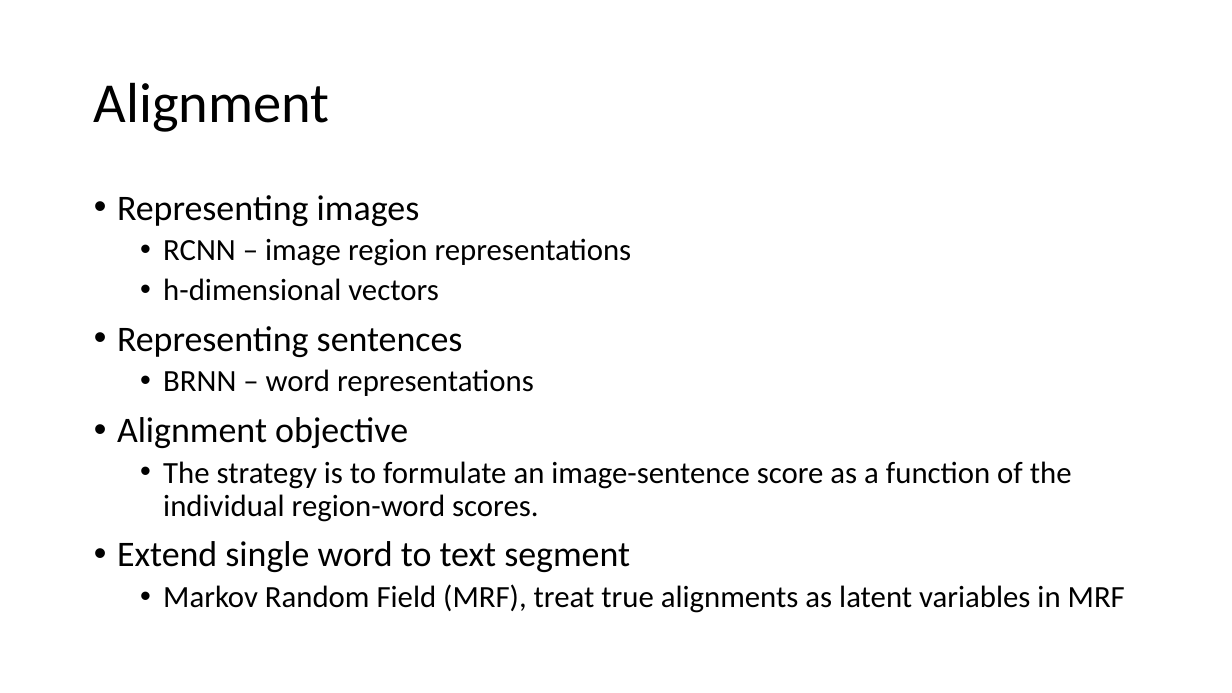
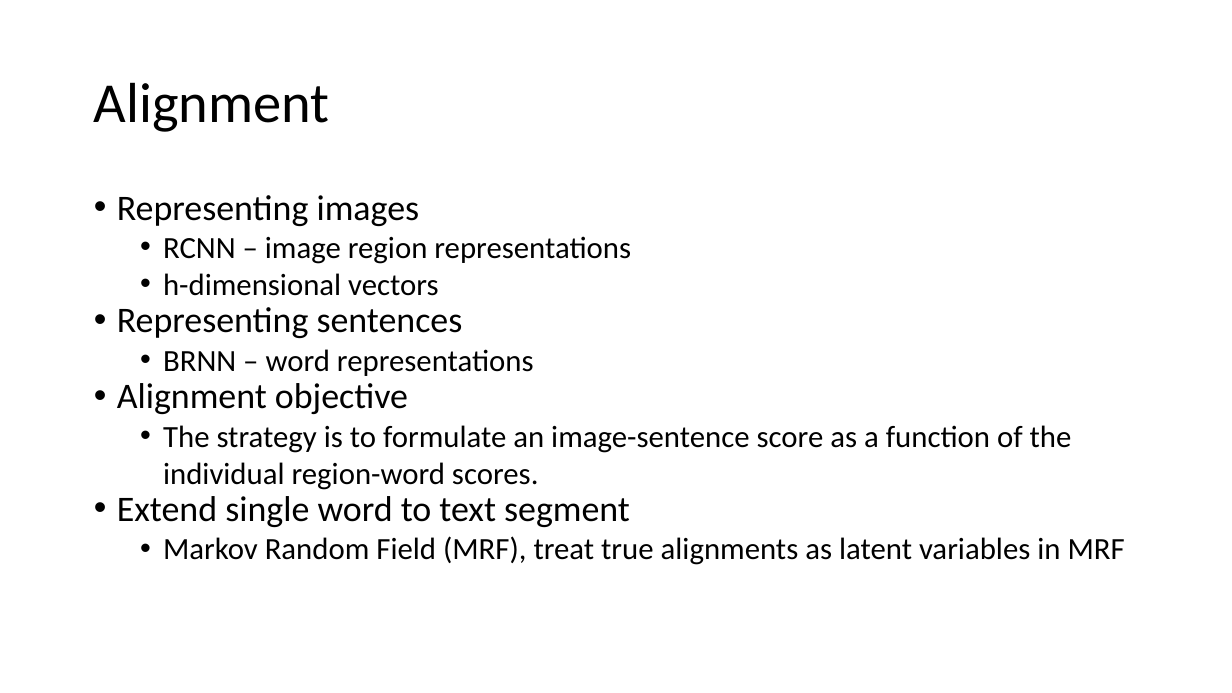
Before and after one commit to yysherlock/paper-notes, a slide deck: slide 3 of karpathy-cvpr2015.pptx. Drawn at 1232x693 pixels with LibreOffice and Linux fonts; fonts in the diff are those of the drawing. Boxes give left, top, right and bottom in pixels: in the first picture for what was removed or moved away, otherwise in the second. Text is boxed around its words. In the diff, an @@ line names an element or a change of style, - is before the commit and + after.

```diff
--- a/karpathy-cvpr2015.pptx
+++ b/karpathy-cvpr2015.pptx
@@ text "Representing images" at <box>117,195,1125,565</box>: less space between paragraphs; line spacing 0.9 to 1 @@
```
Also in this commit, not shown: 2 other slides changed, 2 slides added, 1 slide removed, 1 other file.
